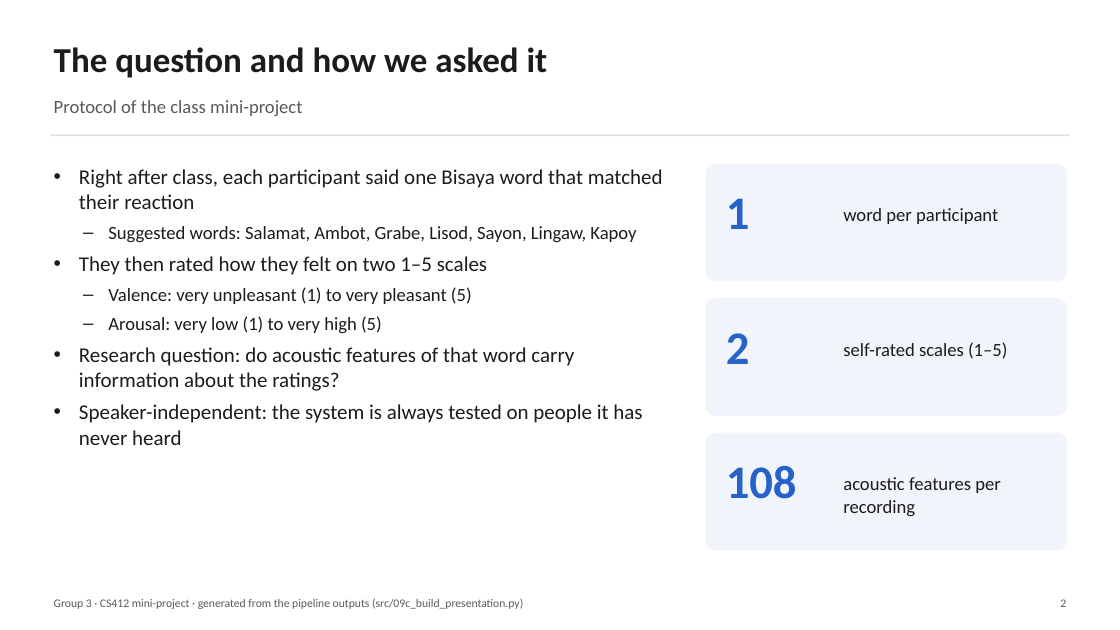
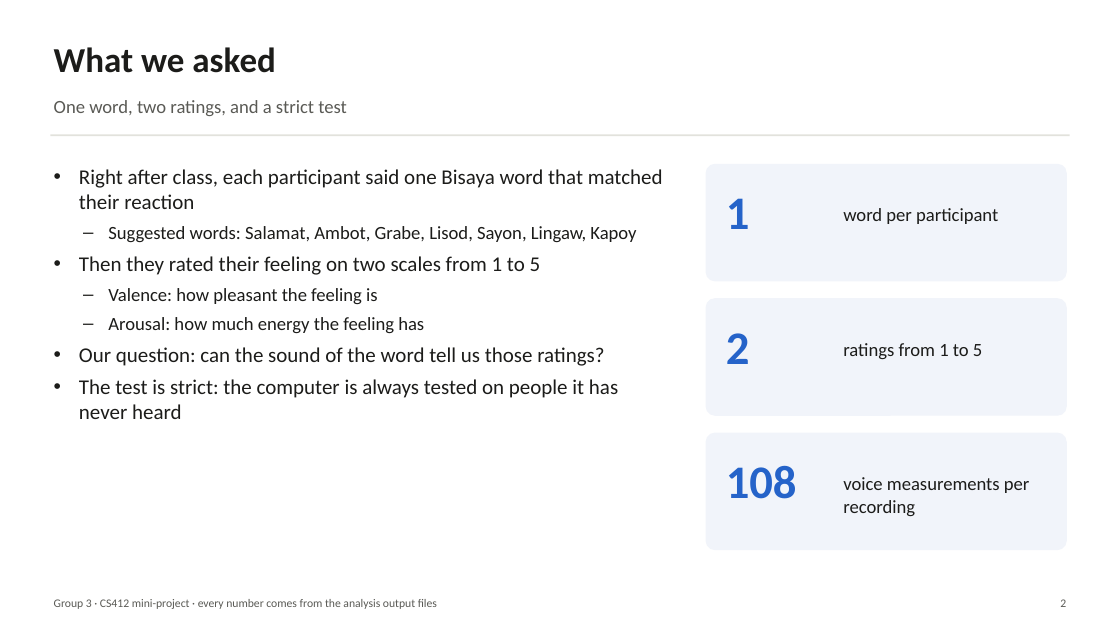
Before and after one commit to everyonehatesralph/AC_miniproject, a slide deck: slide 2 of reports/presentation/G3_results_presentation.pptx. Drawn at 1120x630 pixels with LibreOffice and Linux fonts; fonts in the diff are those of the drawing. Boxes give left, top, right and bottom in pixels: in the first picture for what was removed or moved away, otherwise in the second. Text is boxed around its words. In the diff, an @@ line names an element or a change of style, - is before the commit and + after.

```diff
--- a/reports/presentation/G3_results_presentation.pptx
+++ b/reports/presentation/G3_results_presentation.pptx
@@ text at (54, 47, 275, 73): text changed @@
-The question and how we asked it
+What we asked
@@ text at (54, 100, 347, 116): text changed @@
-Protocol of the class mini-project
+One word, two ratings, and a strict test
@@ text at (79, 256, 618, 419): text changed @@
-• They then rated how they felt on two 1–5 scales
-– Valence: very unpleasant (1) to very pleasant (5)
-– Arousal: very low (1) to very high (5)
-• Research question: do acoustic features of that word carry information about the ratings?
-• Speaker-independent: the system is always tested on people it has never heard
+• Then they rated their feeling on two scales from 1 to 5
+– Valence: how pleasant the feeling is
+– Arousal: how much energy the feeling has
+• Our question: can the sound of the word tell us those ratings?
+• The test is strict: the computer is always tested on people it has never heard
@@ text at (843, 343, 982, 359): text changed @@
-self-rated scales (1–5)
+ratings from 1 to 5
@@ text at (843, 477, 1030, 516): text changed @@
-acoustic features per recording
+voice measurements per recording
@@ text at (54, 599, 437, 609): text changed @@
-Group 3 · CS412 mini-project · generated from the pipeline outputs (src/09c_build_presentation.py)
+Group 3 · CS412 mini-project · every number comes from the analysis output files
```
Also in this commit, not shown: 10 other slides changed, 2 slides added, 1 slide removed, 12 other files.
